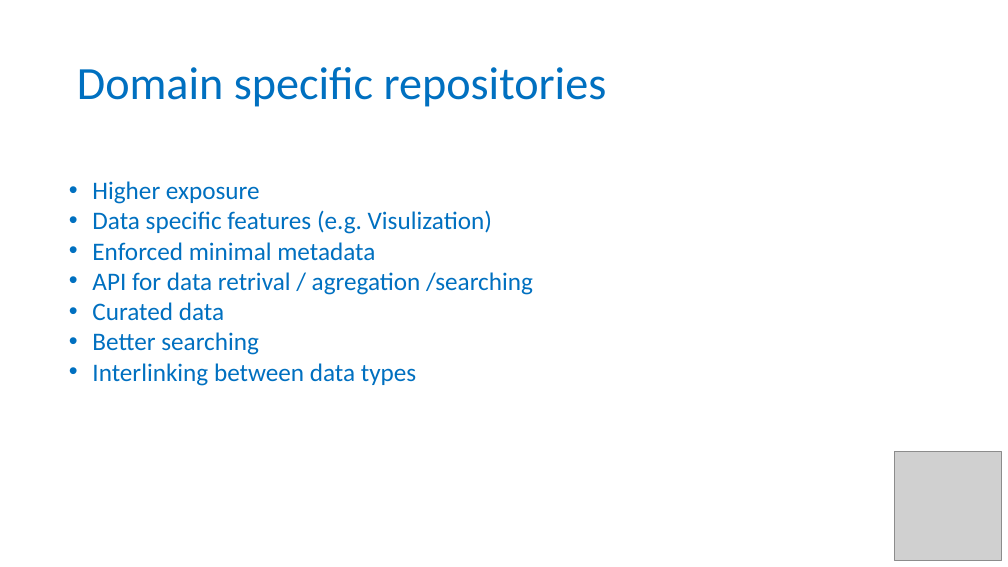
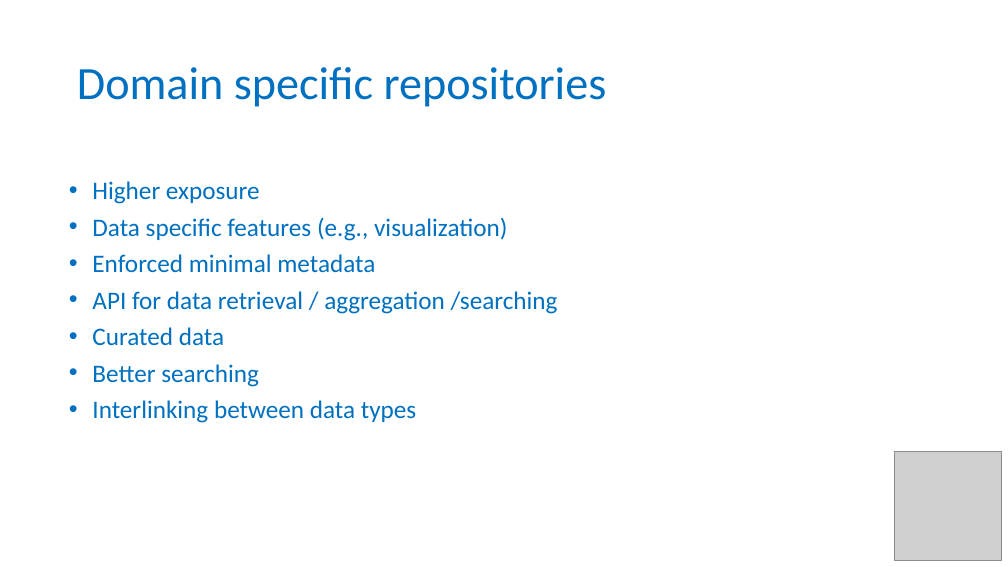
Before and after one commit to tzielins/private-fair-for-busy-biologists, a slide deck: slide 10 of instructors/06-Repositories_v3.1.pptx. Drawn at 1008x567 pixels with LibreOffice and Linux fonts; fonts in the diff are those of the drawing; grey boxes stand for pictures; background and template pictures are left out. Boxes give left, top, right and bottom in pixels: in the first picture for what was removed or moved away, otherwise in the second. Text is boxed around its words. In the diff, an @@ line names an element or a change of style, - is before the commit and + after.

Commit message:
added OSF and fixed typos

```diff
--- a/instructors/06-Repositories_v3.1.pptx
+++ b/instructors/06-Repositories_v3.1.pptx
@@ text at [92,181,416,423]: more space between paragraphs @@
@@ text at [92,217,507,241]: text changed @@
-• Data specific features (e.g. Visulization)
+• Data specific features (e.g., visualization)
@@ text at [92,291,558,314]: text changed @@
-• API for data retrival / agregation /searching
+• API for data retrieval / aggregation /searching
```
Also in this commit, not shown: 4 other slides changed.
